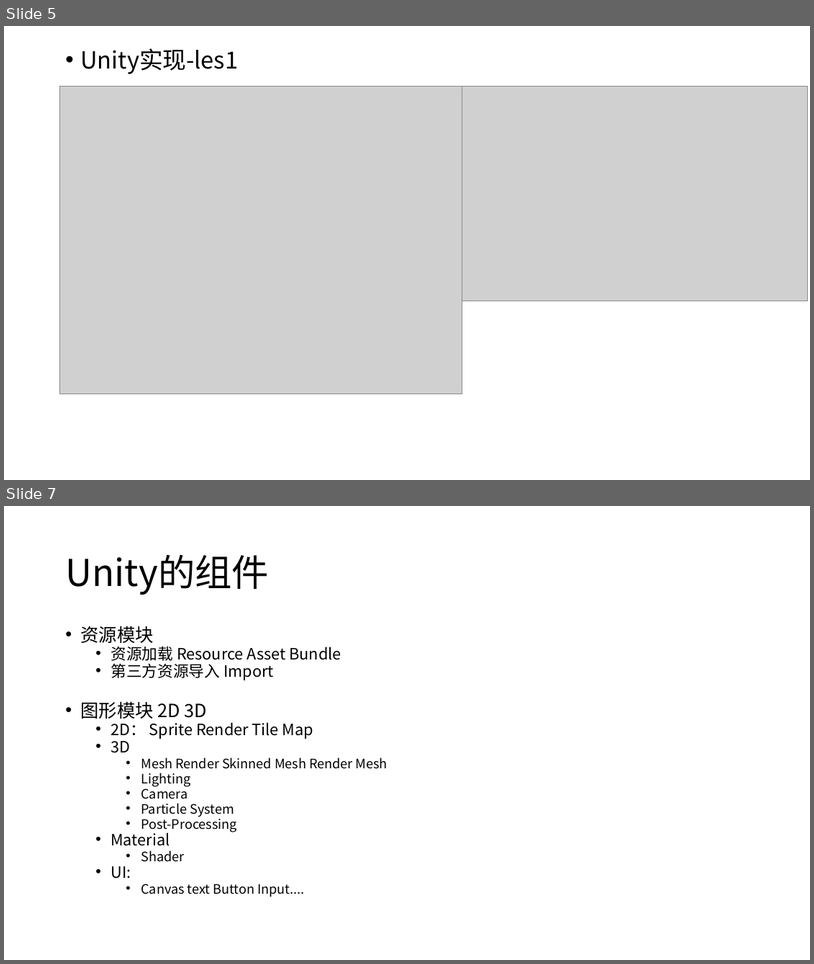
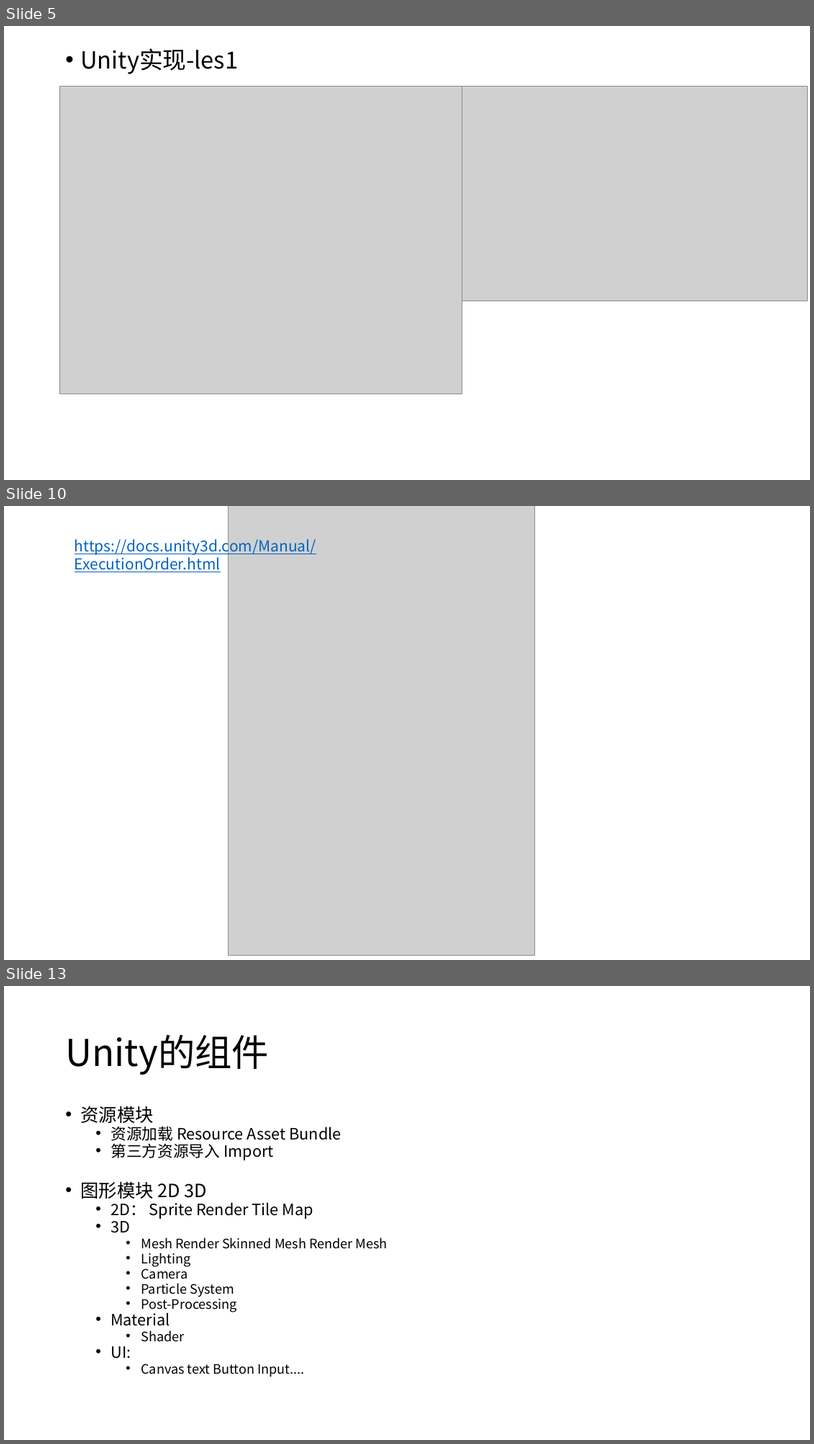
Before and after one commit to mshandle/GStar, a slide deck: Document/培训PPT.pptx. Shown one above the other, each under a label of ours: slides 5 and 7 before the commit, slides 5, 10 and 13 after it; the slides between them are not shown. The pictures are 814x964 and 814x1444 pixels, drawn with LibreOffice and Linux fonts; fonts in the diff are those of the drawing; grey boxes stand for pictures. Boxes give left, top, right and bottom in pixels: in the first picture for what was removed or moved away, otherwise in the second. Text is boxed around its words. In the diff, an @@ line names an element or a change of style, - is before the commit and + after.

```diff
--- a/Document/培训PPT.pptx
+++ b/Document/培训PPT.pptx
@@ slide 10 added at bbox=[4, 506, 810, 960], background #FFFFFF @@
@@ picture added at bbox=[229, 506, 535, 955] @@
@@ text added at bbox=[75, 536, 316, 572], 18 pt, text #0563C1, underline @@
+https://docs.unity3d.com/Manual/ExecutionOrder.html
@@ what was slide 7 is now slide 13 @@
```
Also in this commit, not shown: 1 slide changed, 7 other slides added, 2 slides removed, 13 other files.
